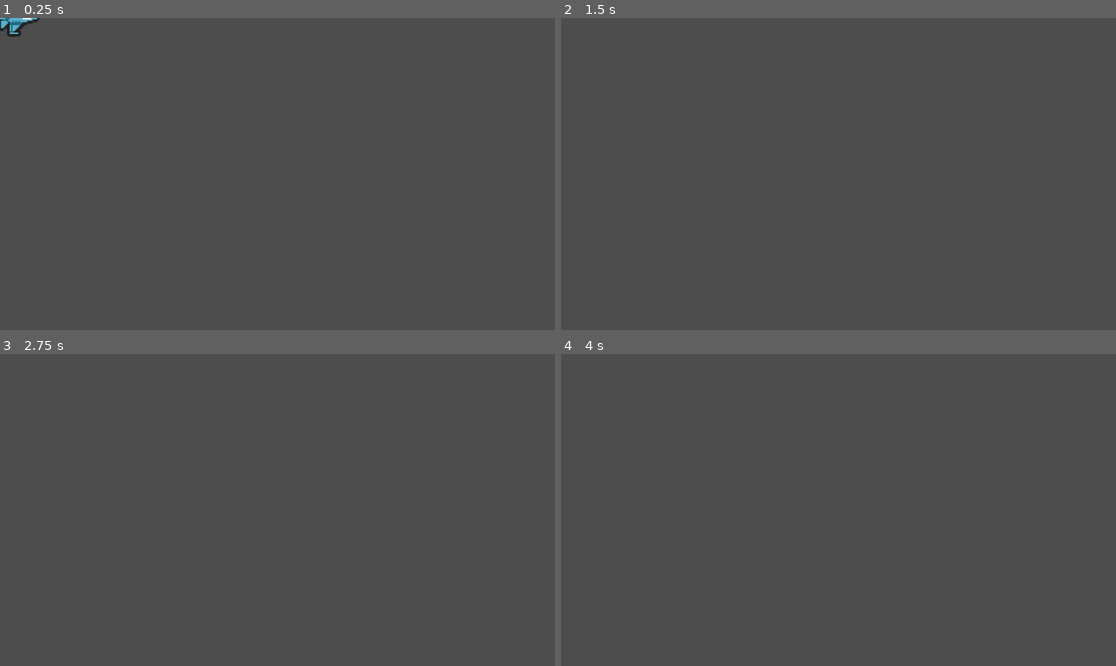
Above: before the commit, frames 1-4 (two rows, left to right).
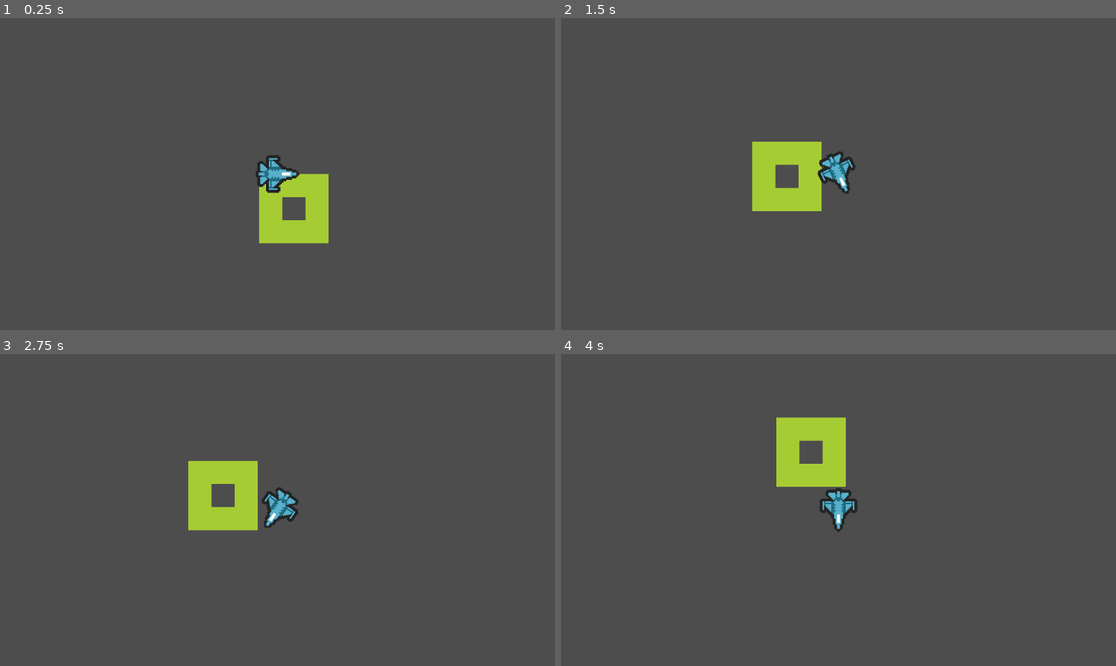
Above: after the commit, the same moments.

Repository: dancroker/Air-Combat-Game
Game: Godot game, scene res://main.tscn
The game is run twice, just before and just after one commit, with the same random seed, the same clock (stepped at 60 frames per second) and the same inputs.
Inputs:
- Up to frame 1 (0.25 s): no input
- Up to frame 2 (1.5 s): hold D (right) 0.53-1.28 s; hold S (down) from 1.28 s (still down)
- Up to frame 3 (2.75 s): release S (down) at 2.03 s; hold D (right) from 2.03 s (still down)
- Up to frame 4 (4 s): release D (right) at 2.78 s; hold W (up) 2.78-3.53 s; hold A (left) from 3.53 s (still down)

The runs differ from the first frame. In frame 1, 3.0% of the frame differs, in the area x 0-60%, y 0-73%; in frame 2, 3.0%; in frame 3, 3.0%; in frame 4, 3.1%, in the area x 38-54%, y 20-58%.

Commit message:
Created foundations for map generation
- Created a tile map for all ground assets
- created map designs node to hold the arrays that make each "chunk" of the maps
-created map generation node that will  build the map.

Diff:
--- a/air-combat/main.tscn
+++ b/air-combat/main.tscn
@@ -2,11 +2,398 @@
 
 [ext_resource type="Script" uid="uid://d2sm6cn4o7bqw" path="res://scripts/player_control.gd" id="1_0xm2m"]
 [ext_resource type="Texture2D" uid="uid://xhdfjdl27tjk" path="res://assets/Air Strike/Planes/player_planes.png" id="1_ig7tw"]
+[ext_resource type="Script" uid="uid://fjh3qwykrjsk" path="res://scripts/draw_background_segment.gd" id="2_1bvp3"]
+[ext_resource type="Script" uid="uid://r2leaufn7jow" path="res://scripts/map_generation.gd" id="3_7mycd"]
+[ext_resource type="Texture2D" uid="uid://dvk67v8n8co5u" path="res://assets/Air Strike/tileset.png" id="3_h2yge"]
+[ext_resource type="Script" uid="uid://ct2bkwymc78ko" path="res://scripts/map_designs.gd" id="3_lquwl"]
+
+[sub_resource type="TileSetAtlasSource" id="TileSetAtlasSource_1bvp3"]
+texture = ExtResource("3_h2yge")
+3:1/0 = 0
+4:1/0 = 0
+6:1/0 = 0
+7:1/0 = 0
+12:1/0 = 0
+13:1/0 = 0
+15:1/0 = 0
+3:2/0 = 0
+4:2/0 = 0
+5:2/0 = 0
+6:2/0 = 0
+7:2/0 = 0
+8:2/0 = 0
+9:2/0 = 0
+12:2/0 = 0
+13:2/0 = 0
+14:2/0 = 0
+15:2/0 = 0
+16:2/0 = 0
+1:3/0 = 0
+3:3/0 = 0
+8:3/0 = 0
+9:3/0 = 0
+10:3/0 = 0
+12:3/0 = 0
+13:3/0 = 0
+14:3/0 = 0
+15:3/0 = 0
+16:3/0 = 0
+1:4/0 = 0
+3:4/0 = 0
+4:4/0 = 0
+8:4/0 = 0
+9:4/0 = 0
+10:4/0 = 0
+12:4/0 = 0
+13:4/0 = 0
+14:4/0 = 0
+1:5/0 = 0
+3:5/0 = 0
+4:5/0 = 0
+6:5/0 = 0
+12:5/0 = 0
+13:5/0 = 0
+14:5/0 = 0
+15:5/0 = 0
+16:5/0 = 0
+1:6/0 = 0
+3:6/0 = 0
+4:6/0 = 0
+5:6/0 = 0
+6:6/0 = 0
+8:6/0 = 0
+9:6/0 = 0
+13:6/0 = 0
+14:6/0 = 0
+15:6/0 = 0
+16:6/0 = 0
+1:7/0 = 0
+3:7/0 = 0
+8:7/0 = 0
+9:7/0 = 0
+12:7/0 = 0
+13:7/0 = 0
+14:7/0 = 0
+15:7/0 = 0
+16:7/0 = 0
+12:8/0 = 0
+13:8/0 = 0
+14:8/0 = 0
+2:10/0 = 0
+3:10/0 = 0
+4:10/0 = 0
+5:10/0 = 0
+6:10/0 = 0
+10:10/0 = 0
+11:10/0 = 0
+12:10/0 = 0
+13:10/0 = 0
+14:10/0 = 0
+2:11/0 = 0
+3:11/0 = 0
+4:11/0 = 0
+10:11/0 = 0
+11:11/0 = 0
+12:11/0 = 0
+1:12/0 = 0
+2:12/0 = 0
+3:12/0 = 0
+4:12/0 = 0
+5:12/0 = 0
+9:12/0 = 0
+10:12/0 = 0
+11:12/0 = 0
+12:12/0 = 0
+13:12/0 = 0
+14:12/0 = 0
+1:13/0 = 0
+2:13/0 = 0
+3:13/0 = 0
+4:13/0 = 0
+5:13/0 = 0
+9:13/0 = 0
+10:13/0 = 0
+11:13/0 = 0
+12:13/0 = 0
+13:13/0 = 0
+1:14/0 = 0
+2:14/0 = 0
+3:14/0 = 0
+4:14/0 = 0
+5:14/0 = 0
+9:14/0 = 0
+10:14/0 = 0
+11:14/0 = 0
+12:14/0 = 0
+13:14/0 = 0
+1:15/0 = 0
+2:15/0 = 0
+3:15/0 = 0
+4:15/0 = 0
+5:15/0 = 0
+9:15/0 = 0
+10:15/0 = 0
+11:15/0 = 0
+12:15/0 = 0
+13:15/0 = 0
+1:16/0 = 0
+2:16/0 = 0
+3:16/0 = 0
+4:16/0 = 0
+5:16/0 = 0
+6:16/0 = 0
+7:16/0 = 0
+9:16/0 = 0
+10:16/0 = 0
+11:16/0 = 0
+12:16/0 = 0
+13:16/0 = 0
+14:16/0 = 0
+1:17/0 = 0
+2:17/0 = 0
+3:17/0 = 0
+4:17/0 = 0
+5:17/0 = 0
+6:17/0 = 0
+9:17/0 = 0
+10:17/0 = 0
+11:17/0 = 0
+12:17/0 = 0
+13:17/0 = 0
+1:18/0 = 0
+2:18/0 = 0
+3:18/0 = 0
+4:18/0 = 0
+5:18/0 = 0
+6:18/0 = 0
+7:18/0 = 0
+8:18/0 = 0
+9:18/0 = 0
+10:18/0 = 0
+11:18/0 = 0
+12:18/0 = 0
+13:18/0 = 0
+14:18/0 = 0
+15:18/0 = 0
+16:18/0 = 0
+1:19/0 = 0
+2:19/0 = 0
+3:19/0 = 0
+5:19/0 = 0
+6:19/0 = 0
+7:19/0 = 0
+8:19/0 = 0
+9:19/0 = 0
+10:19/0 = 0
+11:19/0 = 0
+13:19/0 = 0
+14:19/0 = 0
+15:19/0 = 0
+16:19/0 = 0
+2:20/0 = 0
+4:20/0 = 0
+10:20/0 = 0
+12:20/0 = 0
+2:21/0 = 0
+3:21/0 = 0
+4:21/0 = 0
+5:21/0 = 0
+6:21/0 = 0
+7:21/0 = 0
+8:21/0 = 0
+10:21/0 = 0
+11:21/0 = 0
+12:21/0 = 0
+13:21/0 = 0
+14:21/0 = 0
+15:21/0 = 0
+16:21/0 = 0
+2:22/0 = 0
+3:22/0 = 0
+5:22/0 = 0
+6:22/0 = 0
+7:22/0 = 0
+8:22/0 = 0
+10:22/0 = 0
+11:22/0 = 0
+13:22/0 = 0
+14:22/0 = 0
+15:22/0 = 0
+16:22/0 = 0
+2:23/0 = 0
+4:23/0 = 0
+10:23/0 = 0
+12:23/0 = 0
+2:25/0 = 0
+3:25/0 = 0
+4:25/0 = 0
+5:25/0 = 0
+6:25/0 = 0
+10:25/0 = 0
+11:25/0 = 0
+12:25/0 = 0
+13:25/0 = 0
+14:25/0 = 0
+2:26/0 = 0
+3:26/0 = 0
+4:26/0 = 0
+5:26/0 = 0
+6:26/0 = 0
+7:26/0 = 0
+10:26/0 = 0
+11:26/0 = 0
+12:26/0 = 0
+13:26/0 = 0
+14:26/0 = 0
+1:27/0 = 0
+2:27/0 = 0
+3:27/0 = 0
+4:27/0 = 0
+5:27/0 = 0
+6:27/0 = 0
+9:27/0 = 0
+10:27/0 = 0
+11:27/0 = 0
+12:27/0 = 0
+13:27/0 = 0
+14:27/0 = 0
+1:28/0 = 0
+2:28/0 = 0
+3:28/0 = 0
+4:28/0 = 0
+5:28/0 = 0
+9:28/0 = 0
+10:28/0 = 0
+11:28/0 = 0
+12:28/0 = 0
+13:28/0 = 0
+1:29/0 = 0
+2:29/0 = 0
+3:29/0 = 0
+4:29/0 = 0
+5:29/0 = 0
+9:29/0 = 0
+10:29/0 = 0
+11:29/0 = 0
+12:29/0 = 0
+13:29/0 = 0
+1:30/0 = 0
+2:30/0 = 0
+3:30/0 = 0
+4:30/0 = 0
+5:30/0 = 0
+9:30/0 = 0
+10:30/0 = 0
+11:30/0 = 0
+12:30/0 = 0
+13:30/0 = 0
+1:31/0 = 0
+2:31/0 = 0
+3:31/0 = 0
+4:31/0 = 0
+5:31/0 = 0
+6:31/0 = 0
+9:31/0 = 0
+10:31/0 = 0
+11:31/0 = 0
+12:31/0 = 0
+13:31/0 = 0
+14:31/0 = 0
+1:32/0 = 0
+2:32/0 = 0
+3:32/0 = 0
+4:32/0 = 0
+5:32/0 = 0
+9:32/0 = 0
+10:32/0 = 0
+11:32/0 = 0
+12:32/0 = 0
+13:32/0 = 0
+1:33/0 = 0
+2:33/0 = 0
+3:33/0 = 0
+4:33/0 = 0
+5:33/0 = 0
+6:33/0 = 0
+7:33/0 = 0
+8:33/0 = 0
+9:33/0 = 0
+10:33/0 = 0
+11:33/0 = 0
+12:33/0 = 0
+13:33/0 = 0
+14:33/0 = 0
+15:33/0 = 0
+16:33/0 = 0
+1:34/0 = 0
+2:34/0 = 0
+3:34/0 = 0
+5:34/0 = 0
+6:34/0 = 0
+7:34/0 = 0
+8:34/0 = 0
+9:34/0 = 0
+10:34/0 = 0
+11:34/0 = 0
+13:34/0 = 0
+14:34/0 = 0
+15:34/0 = 0
+16:34/0 = 0
+2:35/0 = 0
+4:35/0 = 0
+10:35/0 = 0
+12:35/0 = 0
+2:36/0 = 0
+3:36/0 = 0
+4:36/0 = 0
+5:36/0 = 0
+6:36/0 = 0
+7:36/0 = 0
+8:36/0 = 0
+10:36/0 = 0
+11:36/0 = 0
+12:36/0 = 0
+13:36/0 = 0
+14:36/0 = 0
+15:36/0 = 0
+16:36/0 = 0
+2:37/0 = 0
+3:37/0 = 0
+5:37/0 = 0
+6:37/0 = 0
+7:37/0 = 0
+8:37/0 = 0
+10:37/0 = 0
+11:37/0 = 0
+13:37/0 = 0
+14:37/0 = 0
+15:37/0 = 0
+16:37/0 = 0
+2:38/0 = 0
+4:38/0 = 0
+10:38/0 = 0
+12:38/0 = 0
+
+[sub_resource type="TileSet" id="TileSet_lquwl"]
+sources/0 = SubResource("TileSetAtlasSource_1bvp3")
 
 [sub_resource type="RectangleShape2D" id="RectangleShape2D_h2yge"]
-size = Vector2(26, 30)
+size = Vector2(31, 30)
 
 [node name="Node2D" type="Node2D" unique_id=543733300]
+
+[node name="TileMapLayer" type="TileMapLayer" parent="." unique_id=964857806]
+texture_filter = 1
+scale = Vector2(3, 3)
+tile_set = SubResource("TileSet_lquwl")
+script = ExtResource("2_1bvp3")
+
+[node name="MapGen" type="Node2D" parent="TileMapLayer" unique_id=1744018759]
+scale = Vector2(0.33333334, 0.33333334)
+script = ExtResource("3_7mycd")
+
+[node name="MapDesigns" type="Node2D" parent="TileMapLayer/MapGen" unique_id=1713261728]
+script = ExtResource("3_lquwl")
 
 [node name="CharacterBody2D" type="CharacterBody2D" parent="." unique_id=1179859349]
 scale = Vector2(3, 3)
@@ -20,4 +407,7 @@
 vframes = 3
 
 [node name="CollisionShape2D" type="CollisionShape2D" parent="CharacterBody2D" unique_id=1128939312]
+position = Vector2(0.16666651, 0)
 shape = SubResource("RectangleShape2D_h2yge")
+
+[node name="Camera2D" type="Camera2D" parent="CharacterBody2D" unique_id=419489624]
--- /dev/null
+++ b/air-combat/scripts/draw_background_segment.gd
@@ -0,0 +1,22 @@
+extends TileMapLayer
+
+var location = Vector2i(0,0)
+var atlas_coords = Vector2i (1,16)
+@onready var map_generation = $MapGen
+
+# Called when the node enters the scene tree for the first time.
+func _ready() -> void:
+	var map = map_generation.generateMap(0)
+	for x in range(3):
+		for y in range(3):
+			if map[x][y] != 0:
+				location = Vector2i(x,y)
+				placeTile(location,atlas_coords)
+	pass # Replace with function body.
+
+func placeTile(pos: Vector2i,atlas_loc: Vector2i):
+	set_cell(location,0,atlas_coords)
+
+# Called every frame. 'delta' is the elapsed time since the previous frame.
+func _process(delta: float) -> void:
+	pass
--- /dev/null
+++ b/air-combat/scripts/map_designs.gd
@@ -0,0 +1,17 @@
+extends Node2D
+
+var map = [
+[1,1,1],
+[1,0,1],
+[1,1,1]   ]
+
+# Called when the node enters the scene tree for the first time.
+func _ready() -> void:
+	pass # Replace with function body.
+
+func getMap():
+	return map
+
+# Called every frame. 'delta' is the elapsed time since the previous frame.
+func _process(delta: float) -> void:
+	pass
--- /dev/null
+++ b/air-combat/scripts/map_generation.gd
@@ -0,0 +1,15 @@
+extends Node2D
+@onready var map_designs = $MapDesigns
+
+# Called when the node enters the scene tree for the first time.
+func _ready() -> void:
+	pass # Replace with function body.
+
+func generateMap(type : bool):
+	var map = map_designs.getMap()
+	return map
+
+# Called every frame. 'delta' is the elapsed time since the previous frame.
+func _process(delta: float) -> void:
+	map_designs.getMap()
+	pass
--- a/air-combat/scripts/player_control.gd
+++ b/air-combat/scripts/player_control.gd
@@ -1,21 +1,27 @@
 extends CharacterBody2D
 
-@export var speed = 400
 @export var rotation_speed = 1.5
 @export var engine_force = 50
-@export var engine_change_force = 10
+@export var min_engine_force = 100 /10
+@export var max_engine_force = 300 /10
+@export var engine_change_force = 5
+
 
 var rotation_direction = 0
 
 func get_input():
-	rotation_direction = Input.get_axis("right", "left")
+	rotation_direction = Input.get_axis("left", "right")
 	#velocity = transform.x * Input.get_axis("down", "up") * speed
 	var input_direction = Input.get_axis("up", "down") #,-y ,
 	if input_direction != 0:
 		if input_direction > 0:
 				engine_force -= engine_change_force
+				if engine_force < min_engine_force:
+					engine_force = min_engine_force
 		else:
 			engine_force += engine_change_force
+			if engine_force > max_engine_force:
+					engine_force = max_engine_force
 	velocity = transform.x * engine_force
 
 func _physics_process(delta):
Not shown, added: air-combat/scripts/draw_background_segment.gd.uid
Not shown, added: air-combat/scripts/map_designs.gd.uid
Not shown, added: air-combat/scripts/map_generation.gd.uid
